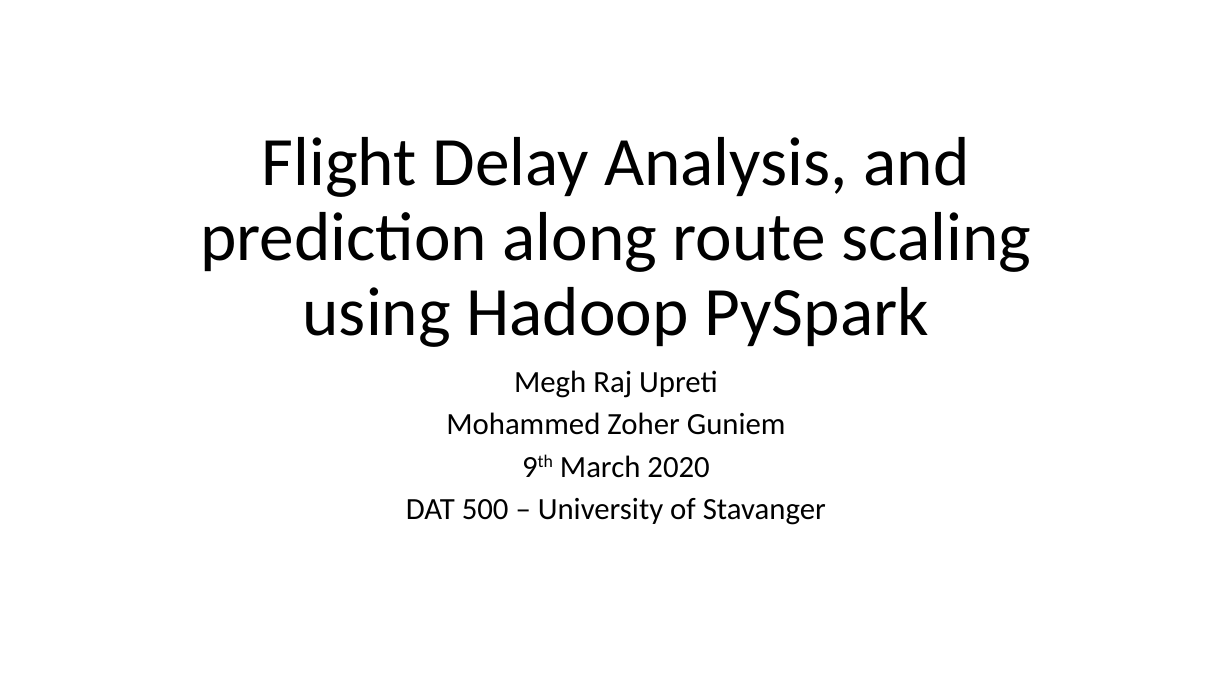
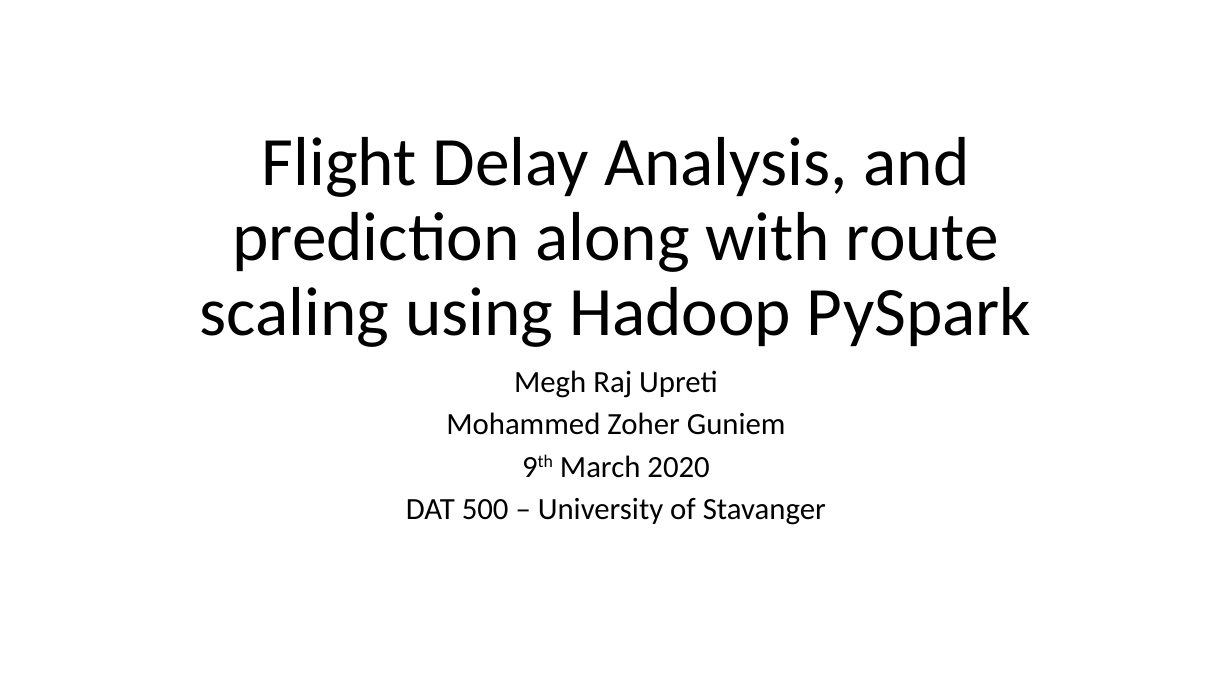
Before and after one commit to MohammedGuniem/PySpark-Air-Traffic-Simulation-and-Analysis, a slide deck: slide 1 of files/Flight Route Prediction and Analysis.pptx. Drawn at 1232x693 pixels with LibreOffice and Linux fonts; fonts in the diff are those of the drawing. Boxes give left, top, right and bottom in pixels: in the first picture for what was removed or moved away, otherwise in the second. Text is boxed around its words. In the diff, an @@ line names an element or a change of style, - is before the commit and + after.

Commit message:
Fixed some typing error in the title of the presentation

```diff
--- a/files/Flight Route Prediction and Analysis.pptx
+++ b/files/Flight Route Prediction and Analysis.pptx
@@ title at (x1=200, y1=137, x2=1031, y2=347): text changed @@
-Flight Delay Analysis, and prediction along route scaling using Hadoop PySpark
+Flight Delay Analysis, and prediction along with route scaling using Hadoop PySpark
```
Also in this commit, not shown: 1 other slide changed.
